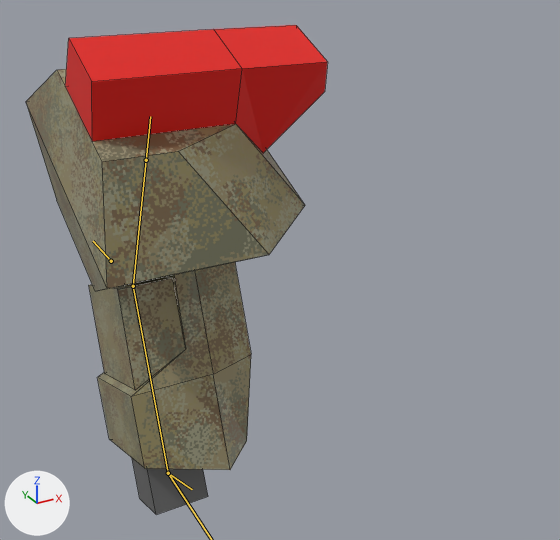
A saved change to the Blender file resources/mechparts/arml/mech_arml04.blend.
The view is the same before and after, from a 50 mm camera at (-0.296, -1.371, 0.399) aimed at (0.336, -0.222, -0.176). The axes (+X, +Y, +Z) are drawn at lower left. The lights are the same throughout. The bones that bend it are drawn over the model as lines. Mesh edges are drawn as thin lines.

Objects in the first picture: 'arm'.
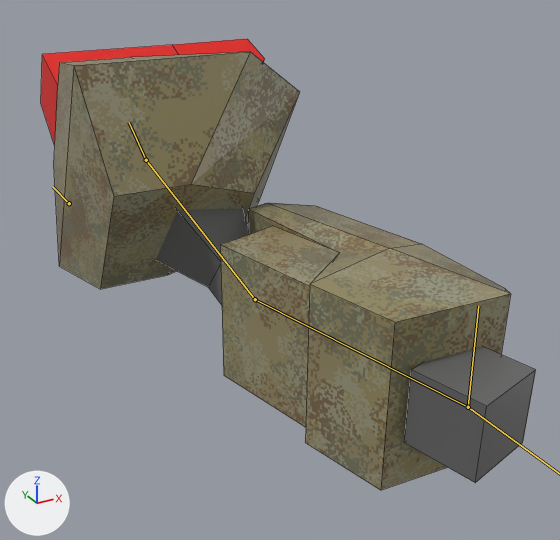
The newer file adds an action. The first version stands in its rest pose; the second is drawn at frame 30 of the action 'melee'.

What differs and where, as boxes (x1, y1, x2, y2) in the pictures (560 x 540 px):
'arm', posed (64% wider, 8% shorter)
    before: (26, 25, 328, 515)
    after: (41, 39, 536, 490)
bone 'arm_ik_pole', root to tip
    before: (111, 261) to (93, 241)
    after: (69, 203) to (52, 186)

The edits, one by one:
Bone 'arm_ik_pole' (bone_arm_ik_pole) moves from (0.0, 0.0, 0.0) to (-0.083, 0.0, 0.156).
Bone 'arm_ik_target' (bone_arm_ik_target) moves from (0.0, 0.0, 0.0) to (-0.2, 0.7, 0.521).
